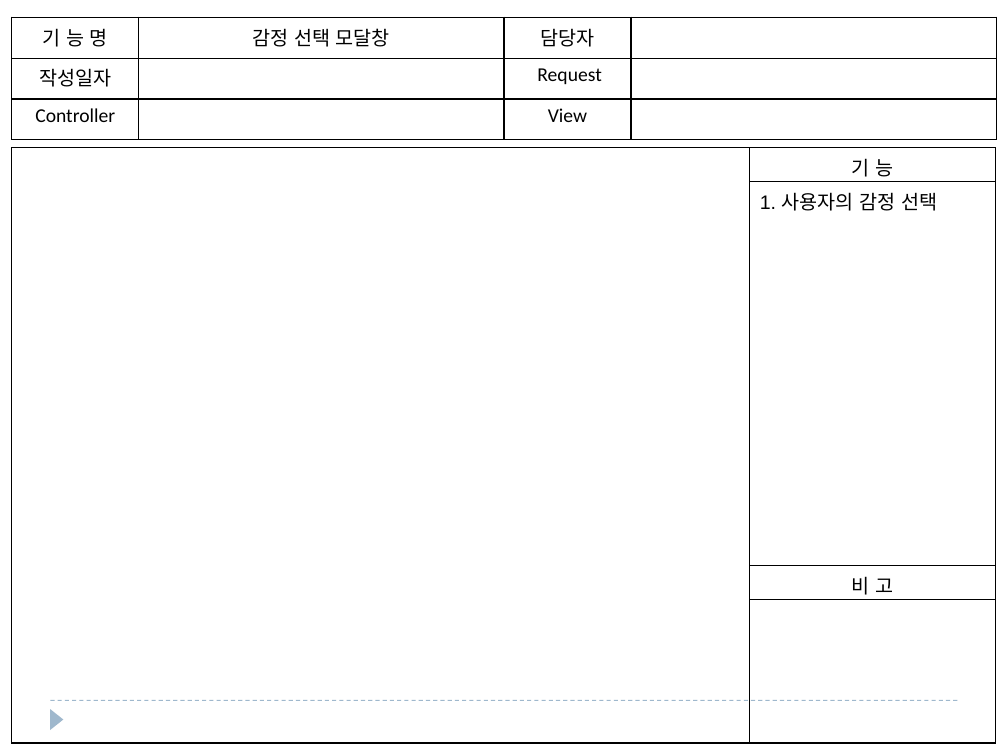
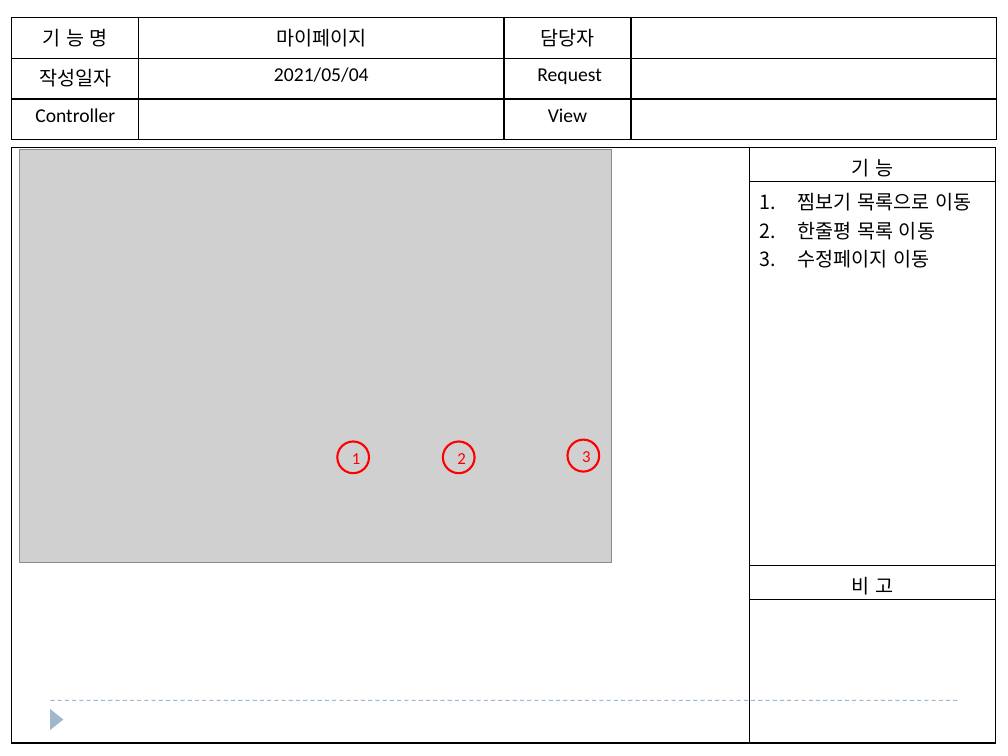
Before and after one commit to cr0ng/gitstart, a slide deck: slide 8 of gitTest/doc/스토리보드.pptx. Drawn at 1008x756 pixels with LibreOffice and Linux fonts; fonts in the diff are those of the drawing; grey boxes stand for pictures. Boxes give left, top, right and bottom in pixels: in the first picture for what was removed or moved away, otherwise in the second. Text is boxed around its words. In the diff, an @@ line names an element or a change of style, - is before the commit and + after.

```diff
--- a/gitTest/doc/스토리보드.pptx
+++ b/gitTest/doc/스토리보드.pptx
@@ table at (x1=12, y1=17, x2=996, y2=140) @@
-row 1, column 2: 감정 선택 모달창
+row 1, column 2: 마이페이지
-row 2, column 2: 
+row 2, column 2: 2021/05/04
@@ table at (x1=12, y1=148, x2=996, y2=744) @@
-row 2, column 2: 1. 사용자의 감정 선택
+row 2, column 2: 찜보기 목록으로 이동 / 한줄평 목록 이동 / 수정페이지 이동
@@ picture added at (x1=20, y1=149, x2=613, y2=562) @@
@@ ellipse added at (x1=338, y1=442, x2=369, y2=473), outline #FF0000 1.5 pt, 12 pt, text #FF0000 @@
+1
@@ ellipse added at (x1=443, y1=442, x2=474, y2=473), outline #FF0000 1.5 pt, 12 pt, text #FF0000 @@
+2
@@ ellipse added at (x1=568, y1=439, x2=599, y2=472), outline #FF0000 1.5 pt, 12 pt, text #FF0000 @@
+3
```
Also in this commit, not shown: 10 other slides changed, 1 slide removed.
